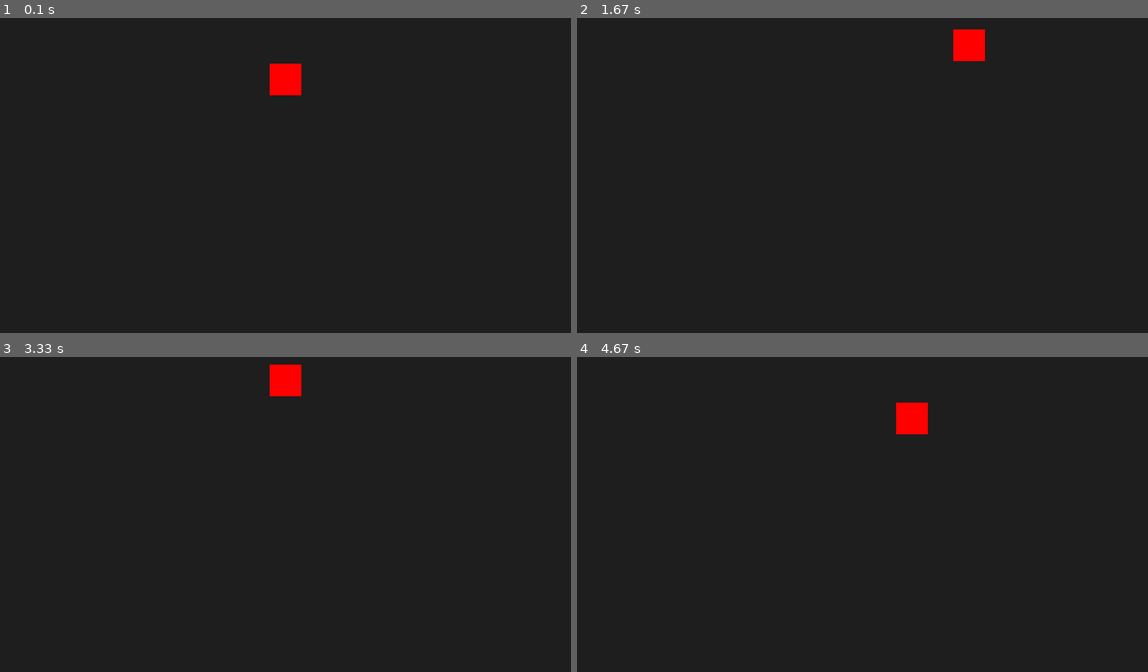
Above: before the commit, frames 1-4 (two rows, left to right).
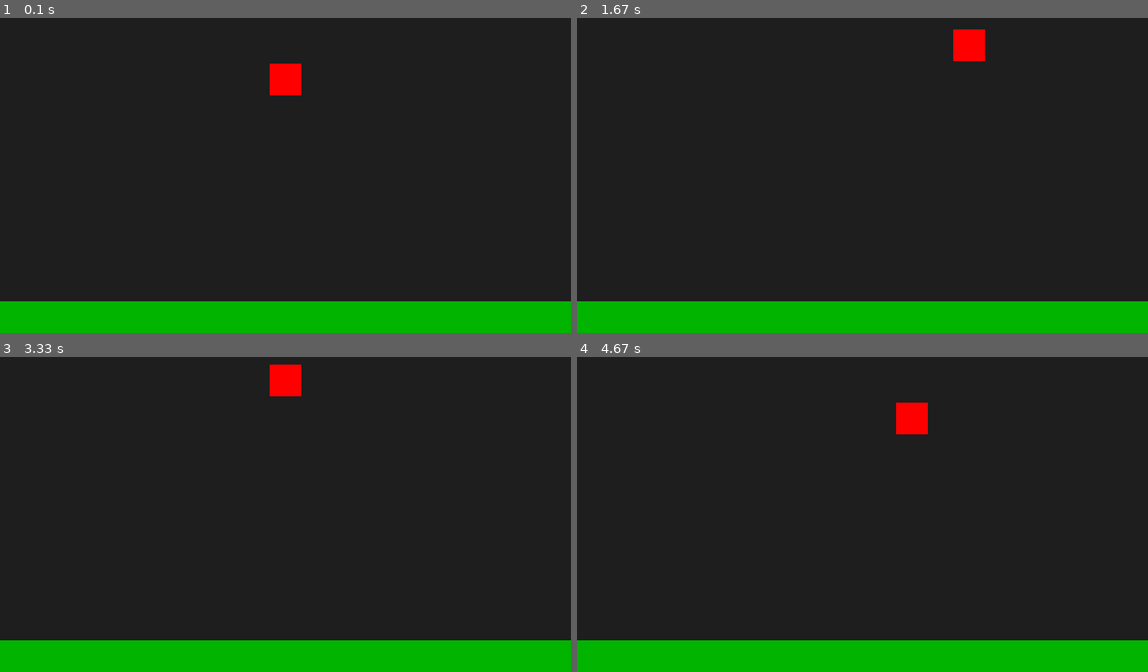
Above: after the commit, the same moments.

Repository: TacoToosday/Pygame-Platformer
Game: pygame game, started from main.py
Two runs of this game, one before a commit and one after it. Both use one fixed random seed, a clock stepped at 60 frames per second and the inputs below.
Inputs:
- Up to frame 1 (0.1 s): no input
- Up to frame 2 (1.67 s): hold Right 0.33-0.8 s; hold Up 0.83-1.13 s; hold Right 1.17-1.63 s
- Up to frame 3 (3.33 s): hold Left 1.67-2.2 s; hold Down 2.23-2.53 s; hold Left 2.57-2.97 s; hold Up from 3 s (still down)
- Up to frame 4 (4.67 s): release Up at 3.37 s; hold Right 3.4-4.03 s; hold Down 4.07-4.43 s; hold Left from 4.47 s (still down)

The runs differ from the first frame. In frame 1, 10% of the frame differs, in the area x 0-100%, y 89-100%; in frame 2, 10%; in frame 3, 10%; in frame 4, 10%.

Commit message:
Update main.py

Diff:
--- a/main.py
+++ b/main.py
@@ -28,6 +28,7 @@
 # Creation of the game window, and player
 WINDOW_WIDTH = 900
 WINDOW_HEIGHT = 800
+GROUND_HEIGHT = 50
 
 try:  # Create the game window and handle potential errors
     window = pygame.display.set_mode((WINDOW_WIDTH, WINDOW_HEIGHT))
@@ -88,6 +89,10 @@
     handle_character_movement(player_rect, player_speed * dt)
 
     window.fill((30, 30, 30))
+    ground_rect = pygame.Rect(
+        0, WINDOW_HEIGHT - GROUND_HEIGHT, WINDOW_WIDTH, GROUND_HEIGHT
+    )
+    pygame.draw.rect(window, (0, 180, 0), ground_rect)
     drawMainChar(player_rect)
 
     pygame.display.flip()
